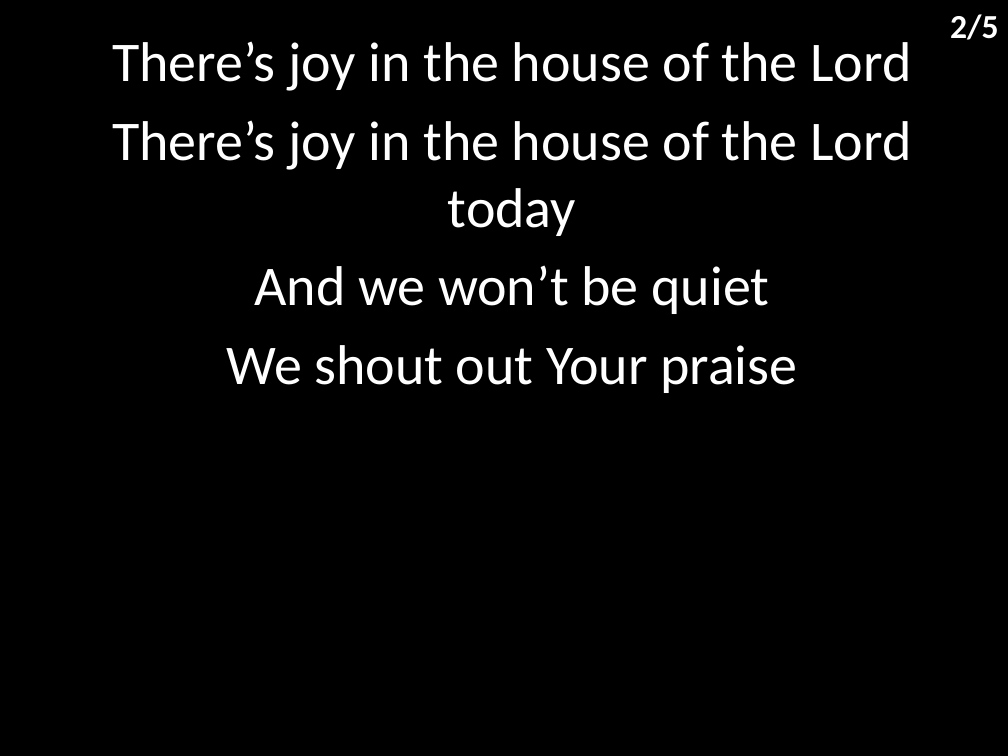
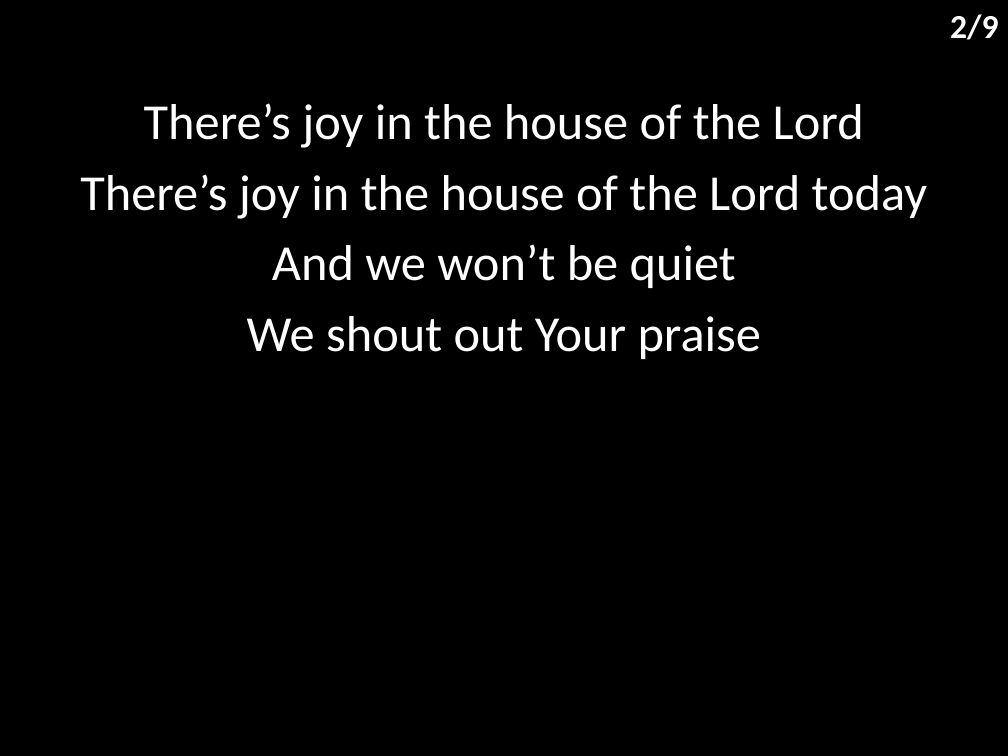
Before and after one commit to hoo-are-ya/worship, a slide deck: slide 3 of docs/songs/house of the lord.pptx. Drawn at 1008x756 pixels with LibreOffice and Linux fonts; fonts in the diff are those of the drawing. Boxes give left, top, right and bottom in pixels: in the first picture for what was removed or moved away, otherwise in the second. Text is boxed around its words. In the diff, an @@ line names an element or a change of style, - is before the commit and + after.

```diff
--- a/docs/songs/house of the lord.pptx
+++ b/docs/songs/house of the lord.pptx
@@ text at [950,14,998,40]: text changed @@
-2/5
+2/9
@@ subtitle "There’s joy in the house ...": place and size @@
-subtitle "There’s joy in the house ..." at [112,41,911,393]
+subtitle "There’s joy in the house ..." at [80,103,927,359]
@@ subtitle "There’s joy in the house ..." at [80,103,927,359]: size 40 to 36 pt @@
```
Also in this commit, not shown: 4 other slides changed, 4 slides added, 3 other files.
